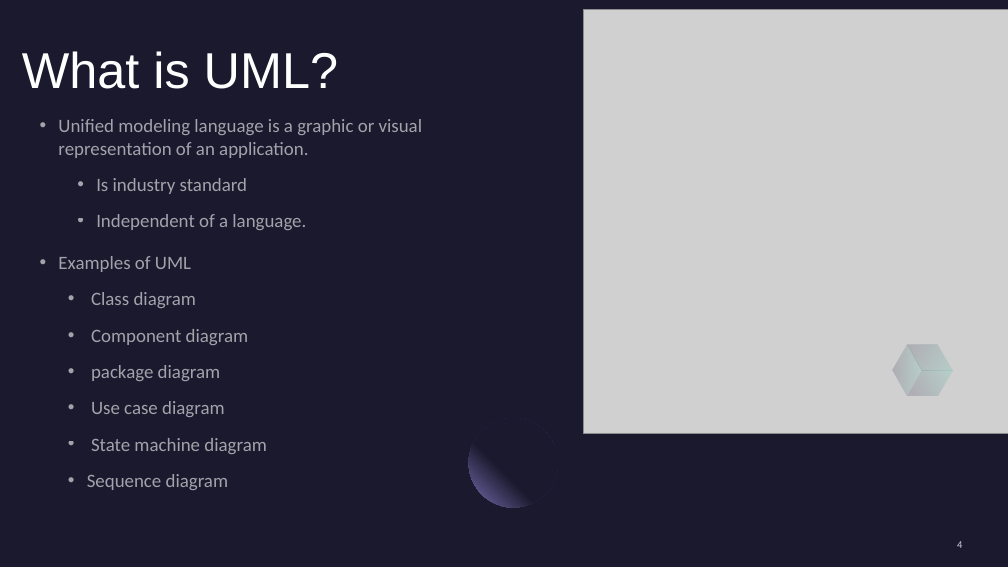
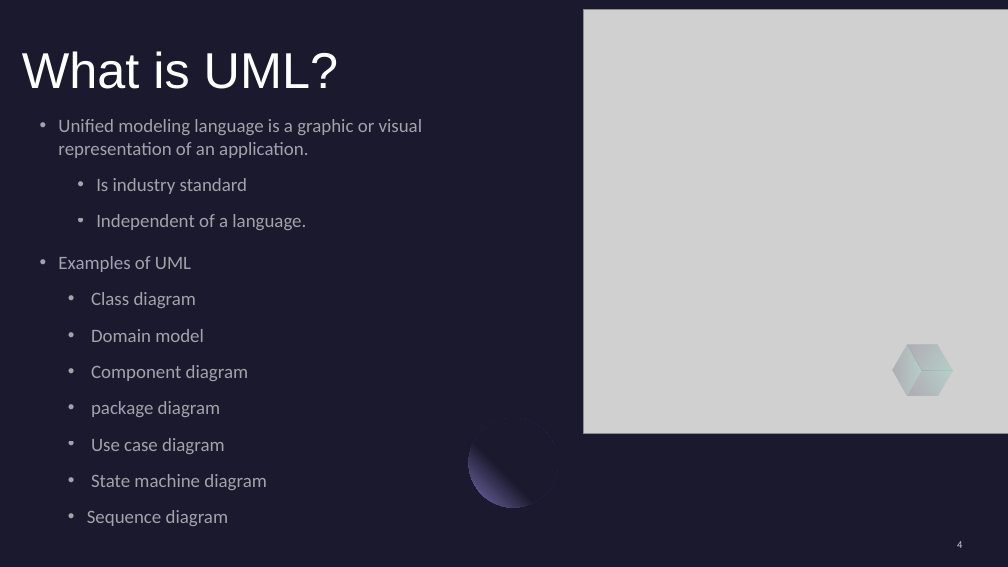
Before and after one commit to draidyn/ATMApplication, a slide deck: slide 4 of FinalPresentationClassDiagram.pptx. Drawn at 1008x567 pixels with LibreOffice and Linux fonts; fonts in the diff are those of the drawing; grey boxes stand for pictures. Boxes give left, top, right and bottom in pixels: in the first picture for what was removed or moved away, otherwise in the second. Text is boxed around its words. In the diff, an @@ line names an element or a change of style, - is before the commit and + after.

```diff
--- a/FinalPresentationClassDiagram.pptx
+++ b/FinalPresentationClassDiagram.pptx
@@ subtitle at (91, 329, 204, 342): paragraph added @@
+  • Domain model
```
Also in this commit, not shown: 2 other slides changed, 2 slides added, 2 other files.
